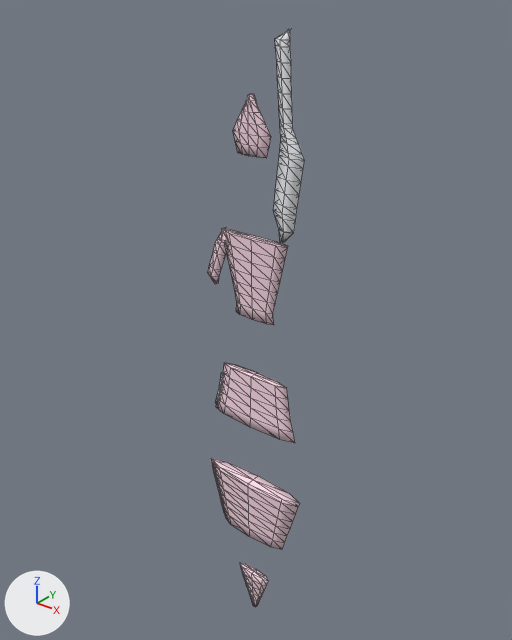
The glTF model public/models/humans/dancer-medium.glb as it was, and as the next commit left it.
One viewpoint serves both versions: a 50 mm camera at (38.3, -47.4, 68.0) aimed at (-1.3, 2.1, 37.3). The axes (+X, +Y, +Z) are drawn at lower left. The lights are the same throughout. The first picture is the older version. Mesh edges are drawn as thin lines. Vertices at exactly the same position are counted once.

The scene before the commit, as lines of its bpy script (objects in view):
```python
me_mesh_0 = bpy.data.meshes.new('Mesh_0')
me_mesh_0.from_pydata(...)  # 516 vertices, 992 faces; spans x -6.1..6.1, y -0.9..0.8, z 0.8..64.4
me_mesh_0.materials.append(mat_defaultmaterial)
ob_mesh_0 = bpy.data.objects.new('Mesh_0', me_mesh_0)
ob_mesh_0.location = (0.0, 0.0, 0.0)
```
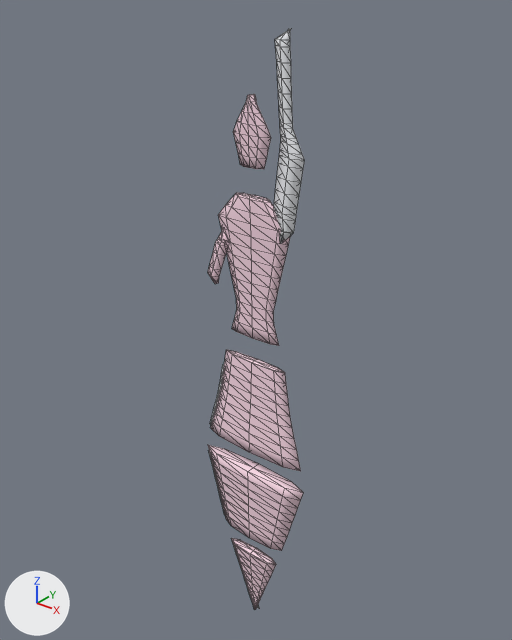
Commit message: Close the dancer's skirt slots so the figure reads as one person.

Boxes [x1, y1, x2, y2] around the edits, measured in the pictures (512 x 640 px; the box of a moved part takes in the faces that stretch with it):
'Mesh_0', reshaped: before [208, 28, 305, 607]; after [208, 28, 305, 610]
part 1 of me_mesh_0, rebuilt (14% wider, 59% taller): before [225, 229, 288, 325]; after [218, 193, 290, 346]
part 2 of me_mesh_0, rebuilt (7% wider, 15% taller): before [211, 458, 300, 550]; after [208, 445, 303, 551]
part 3 of me_mesh_0, rebuilt (14% wider, 51% taller): before [216, 363, 295, 443]; after [211, 350, 301, 471]
part 4 of me_mesh_0, rebuilt (50% wider, 62% taller): before [240, 563, 269, 607]; after [232, 538, 276, 610]
part 5 of me_mesh_0, rebuilt: before [215, 373, 223, 404]; after [210, 365, 224, 425]
part 6 of me_mesh_0, reshaped: before [212, 465, 251, 597]; after [209, 452, 260, 609]
part 7 of me_mesh_0, moved or reshaped: [236, 94, 295, 244] in both

What changed in the scene script:
```text
Change me_mesh_0:
    used by ob_mesh_0; location = (0.0, 0.0, 0.0)
    remove me_mesh_0.from_pydata(...)  # 516 vertices, 992 faces; spans x -6.1..6.1, y -0.9..0.8, z 0.8..64.4
    add me_mesh_0.from_pydata(...)  # 684 vertices, 1328 faces; spans x -6.6..6.5, y -0.9..0.9, z 0.2..64.4
    me_mesh_0 part 1: the loose piece of 74 vertices spanning x -3.9..3.9, y -0.2..0.6, z 38.6..46.8 is rebuilt with 114 vertices and now spans x -4.2..4.2, y -0.4..0.7, z 36.6..50.6
    me_mesh_0 part 2: the loose piece of 66 vertices spanning x -6.1..6.1, y -0.9..0.8, z 12.2..19.6 is rebuilt with 74 vertices and now spans x -6.5..6.5, y -0.9..0.9, z 12.0..21.2
    me_mesh_0 part 3: the loose piece of 58 vertices spanning x -5.2..5.2, y -0.6..0.8, z 26.6..32.4 is rebuilt with 90 vertices and now spans x -6.0..6.0, y -0.8..0.9, z 23.6..34.0
    me_mesh_0 part 4: the loose piece of 50 vertices spanning x -2.2..2.2, y -0.3..0.5, z 0.8..6.4 is rebuilt with 82 vertices and now spans x -3.3..3.3, y -0.6..0.6, z 0.2..9.6
    me_mesh_0 part 5: the loose piece of 26 vertices spanning x -5.5..-3.5, y 0.2..0.6, z 26.9..30.9 is rebuilt with 46 vertices and now spans x -6.3..-3.3, y 0.1..0.6, z 23.9..31.9
    me_mesh_0 part 6
    40 vertices are removed from x -6.1..0.3, y 0.0..0.6, z 1.1..18.5
    88 faces are deleted
    4 vertices in x -1.4..-0.4, y 0.2..0.6, z 3.1 move by (0.1, 0.0, -0.3)
    8 vertices move from x -1.5..-0.1, y 0.2..0.6, z 2.2..3.4 to x -1.7..-0.1, y 0.2..0.6, z 2.5..4.0
    36 vertices are added at x -6.6..0.5, y 0.0..0.6, z 0.5..20.3
    14 new vertices lie (0.5, 0.2, 0.0) away from vertices in x -5.5..-0.9, y 0.0..0.4, z 1.6..16.9
    6 new vertices lie (-0.5, 0.2, 0.0) away from vertices in x -4.6..-1.4, y 0.0..0.3, z 6.3..16.9
    6 new vertices lie (-0.6, 0.2, 0.0) away from vertices in x -5.1..-1.9, y 0.0..0.1, z 6.3..16.9
    6 new vertices lie (-0.5, 0.1, 0.0) away from vertices in x -4.3..-1.8, y 0.2..0.3, z 7.4..15.7
    144 new faces join them
    me_mesh_0 part 7
    13 vertices are removed from x -1.6..4.5, y -0.5..0.4, z 48.2..54.2
    48 faces are deleted
    30 vertices in x -1.8..1.8, y -0.6..0.3, z 55.1..58.8 move by (0.0, 0.0, -0.1)
    10 vertices move from x -2.1..2.1, y -0.6..0.3, z 56.0..58.8 to x -2.1..2.1, y -0.6..0.3, z 56.0..58.7
    21 vertices are added at x -1.6..4.4, y -0.5..0.4, z 48.1..54.1
    64 new faces join them
```
